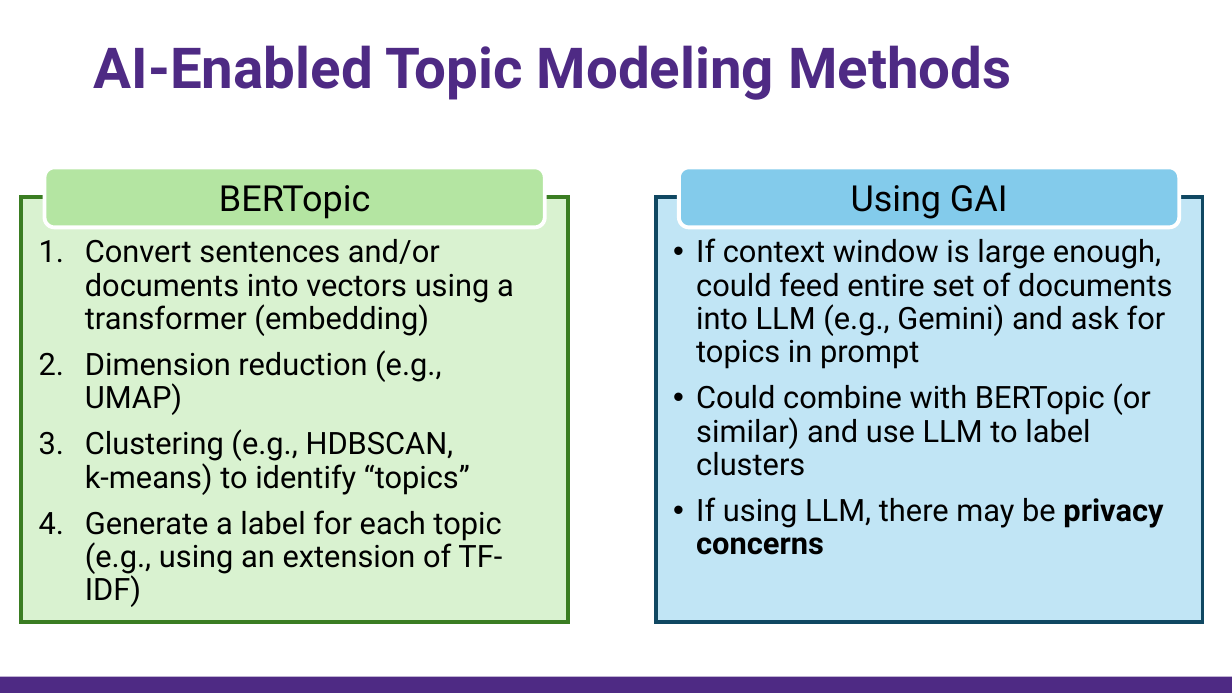
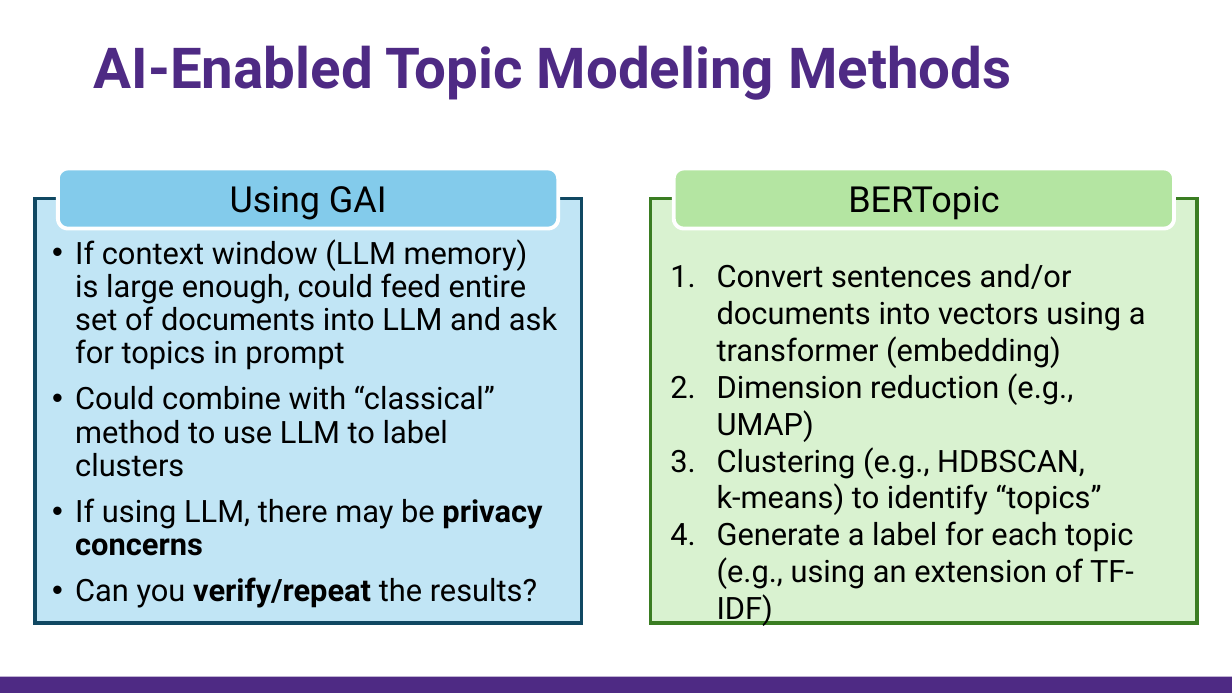
Before and after one commit to nuitrcs/AI_Week_Topic_Modeling, a slide deck: slide 19 of topic_modeling.pptx (slide 18 before the commit). Drawn at 1232x693 pixels with LibreOffice and Linux fonts; fonts in the diff are those of the drawing. Boxes give left, top, right and bottom in pixels: in the first picture for what was removed or moved away, otherwise in the second. Text is boxed around its words. In the diff, an @@ line names an element or a change of style, - is before the commit and + after.

```diff
--- a/topic_modeling.pptx
+++ b/topic_modeling.pptx
@@ rounded rectangle "BERTopic": place and size @@
-rounded rectangle "BERTopic" at (44,167,544,227)
+rounded rectangle "BERTopic" at (674,168,1174,228)
@@ 1 rounded rectangle, 1 text, 1 rectangle: place and size @@
-1 rounded rectangle, 1 text, 1 rectangle at (656,167,1203,622)
+1 rounded rectangle, 1 text, 1 rectangle at (34,168,581,623)
@@ rectangle: place and size @@
-rectangle at (21,198,568,622)
+rectangle at (651,199,1198,623)
@@ text at (75,239,557,477): text changed @@
-• If context window is large enough, could feed entire set of documents into LLM (e.g., Gemini) and ask for topics in prompt
-• Could combine with BERTopic (or similar) and use LLM to label clusters
+• If context window (LLM memory) is large enough, could feed entire set of documents into LLM and ask for topics in prompt
+• Could combine with “classical” method to use LLM to label clusters
@@ text "Convert sentences and/or documents into ...": place and size @@
-text "Convert sentences and/or documents into ..." at (85,239,514,607)
+text "Convert sentences and/or documents into ..." at (717,264,1146,589)
@@ text "Convert sentences and/or documents into ..." at (717,264,1146,589): line spacing 0.9 to 1; less space between paragraphs @@
@@ text at (75,577,537,608): paragraph added @@
+• Can you verify/repeat the results?
```
Also in this commit, not shown: 5 other slides changed, 1 slide added, 7 other files.
